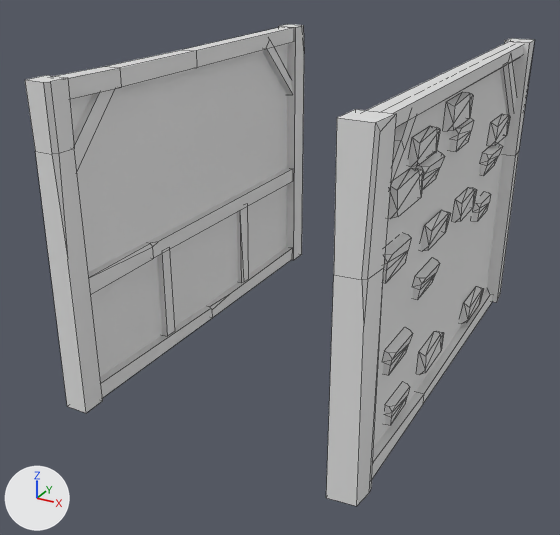
A saved change to the Blender file ModularBuildings.blend.
The view is the same before and after, from a 50 mm lens placed at (1.27, -3.24, 3.01), pointed at (-1.24, 1.34, 0.72). The axes (+X, +Y, +Z) are drawn at lower left. The lights are the same throughout. Mesh edges are drawn as thin lines. The same objects are shown in both versions, whatever each file hides.

The first picture shows 'Wall.Preset.1', 'Wall.Preset.2'.
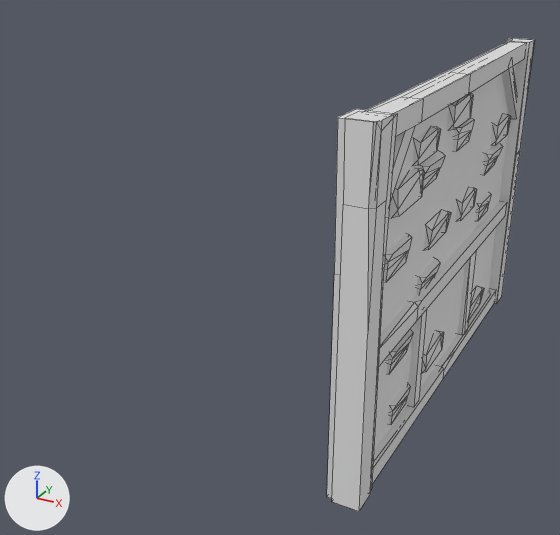
What changed in the scene script:
```text
Change ob_wall_preset_1:
    ob_wall_preset_1.location: (0.0, 0.0, 0.0) -> (0.0, 0.01, 0.01)
Change ob_wall_preset_2:
    ob_wall_preset_2.location: (-2.0, 0.0, 0.0) -> (0.0, 0.0, 0.0)
```

Location of each change, [x1, y1, x2, y2] in pixels of the pictures (560 x 535 px):
'Wall.Preset.2', moved
    before: [25, 24, 304, 413]
    after: [332, 38, 534, 511]
'Wall.Preset.1', moved
    before: [326, 38, 534, 506]
    after: [327, 38, 535, 498]
